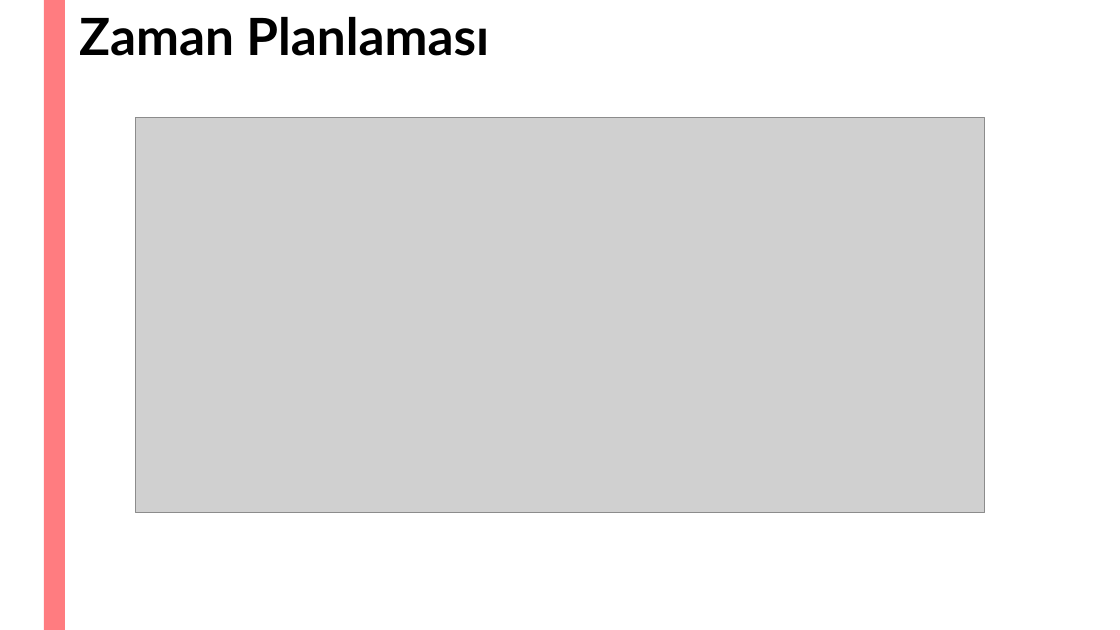
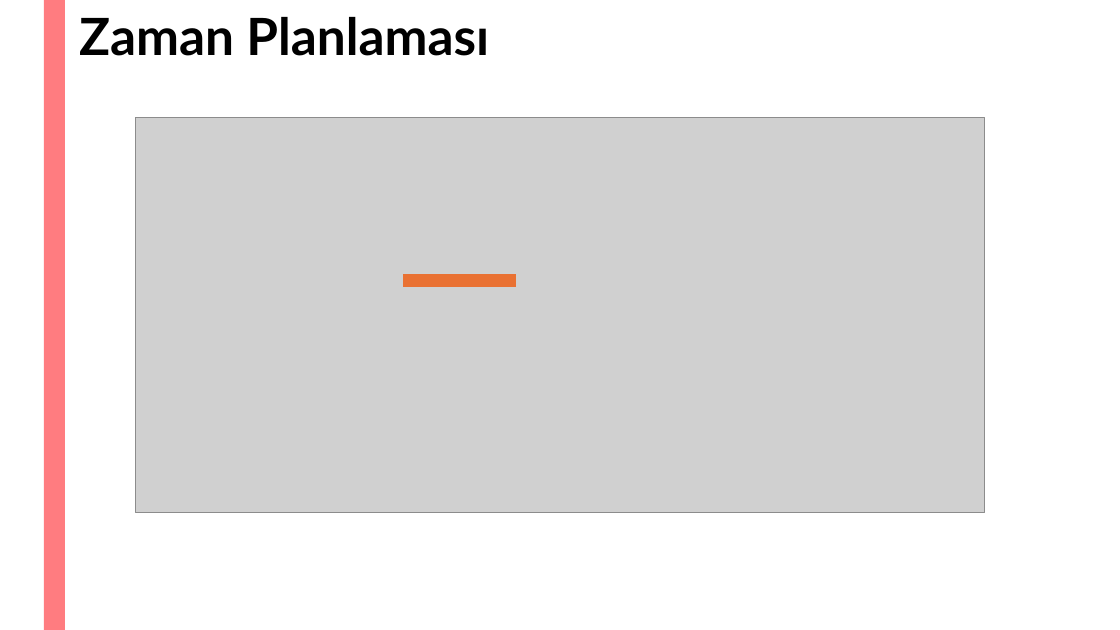
Before and after one commit to turanemircan/HospitalManagementSystem, a slide deck: slide 6 of HospitalManagementSystemSunum.pptx. Drawn at 1120x630 pixels with LibreOffice and Linux fonts; fonts in the diff are those of the drawing; grey boxes stand for pictures. Boxes give left, top, right and bottom in pixels: in the first picture for what was removed or moved away, otherwise in the second. Text is boxed around its words. In the diff, an @@ line names an element or a change of style, - is before the commit and + after.

Commit message:
düzeltme
zaman grafiği düzeltildi

```diff
--- a/HospitalManagementSystemSunum.pptx
+++ b/HospitalManagementSystemSunum.pptx
@@ rectangle added at <box>403,274,516,287</box>, fill #E97132 @@
```
Also in this commit, not shown: 3 other slides changed, 5 slides added.
